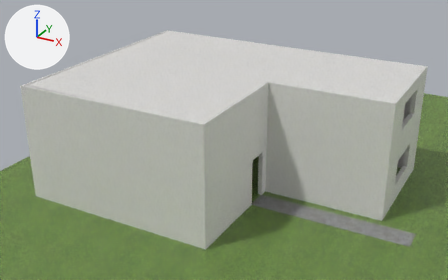
The FBX model Proyecto_CG/Programa/bin/models/opacos.fbx: old version first, new version second.
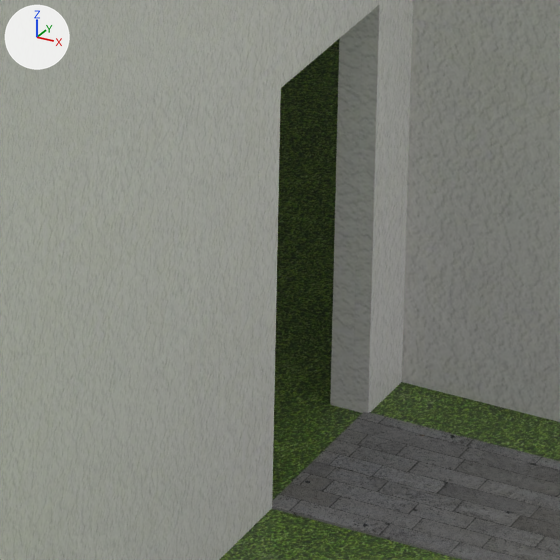
The first picture shows the older version from a camera (50 mm lens) standing at (6.2, -26.3, 15.7) and looking at (-8.0, -0.5, 2.7). The close-ups show both versions on the part from 50% to 63% of the width and 54% to 75% of the height of that picture; other places that the commit changed are outside them. Every picture has the same lights, and +X, +Y and +Z are marked at upper left. Where no turn or scale is listed for an object, it has been applied to the vertices.

Objects in the first close-up: 'Banqueta', 'P2_pared', 'PB_Pared', 'Suelo'.
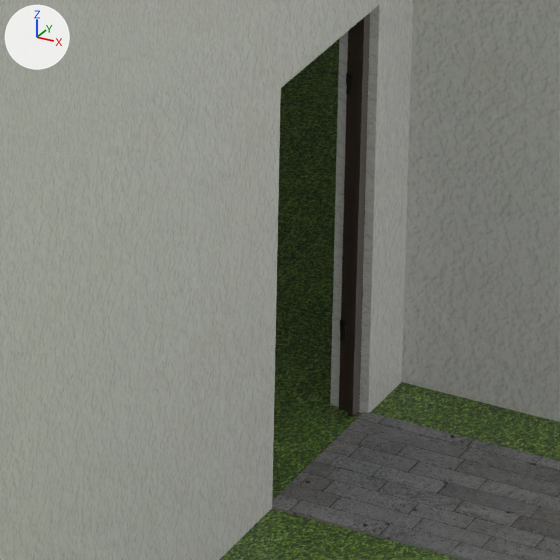
What differs and where, as boxes (x1, y1, x2, y2) in the close-ups (560 x 560 px):
'MarcoPuertaPrincipal', added (black): after (339, 13, 370, 417)
"Door hinge 2' up", added: after (346, 73, 352, 95)
"Door hinge 2' down", added: after (340, 320, 346, 340)

The edits, one by one:
Picture 'PuertaPrincipal1K.jpg' (img_puertaprincipal1k_jpg) is new.
Material 'Door 2 Material' (mat_door_2_material) is new.
Its texture is img_puertaprincipal1k_jpg.
Mesh me_mesh_038 is new.
It has 62 vertices, 45 faces and spans x -6.0472..-6.0141, y -0.3613..-0.352, z 1.9287..2.0511.
It uses material mat_door_2_material (picture img_puertaprincipal1k_jpg).
Mesh me_plane is new.
It has 52 vertices, 45 faces and spans x -6.04..-5.94, y -1.49..-0.31, z 0.01..2.48.
It uses material mat_door_2_material (picture img_puertaprincipal1k_jpg).
Mesh me_mesh_037 is new.
It has 62 vertices, 45 faces and spans x -6.0472..-6.0141, y -0.3613..-0.352, z 0.4427..0.5651.
It uses material mat_door_2_material (picture img_puertaprincipal1k_jpg).
Object "Door hinge 2' up" (ob_door_hinge_2__up) is new; it shows me_mesh_038.
Its location is (0.0, 0.0, 0.0).
Object 'MarcoPuertaPrincipal' (ob_marcopuertaprincipal) is new; it shows me_plane.
Its location is (0.0, 0.0, 0.0).
Object "Door hinge 2' down" (ob_door_hinge_2__down) is new; it shows me_mesh_037.
Its location is (0.0, 0.0, 0.0).
